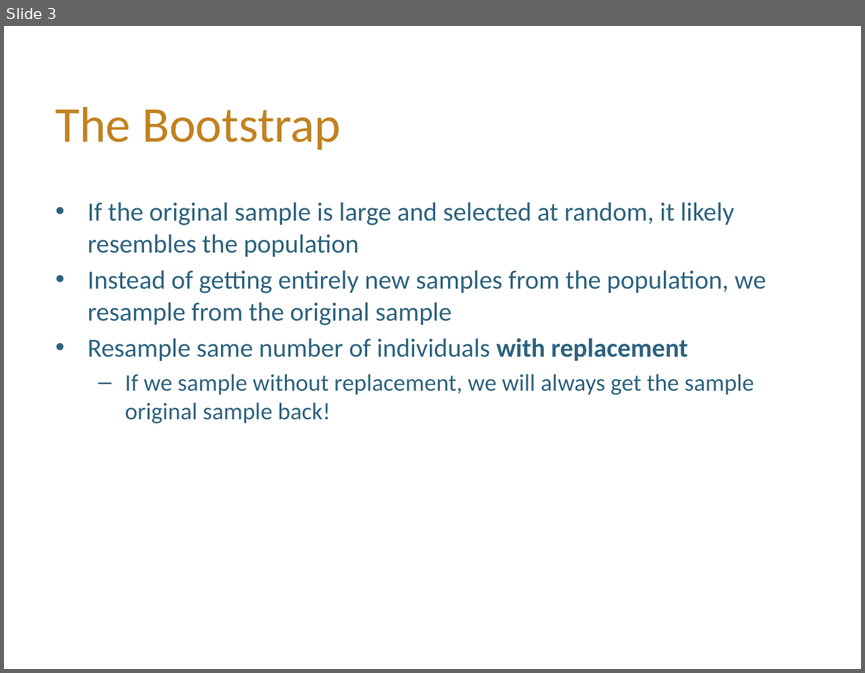
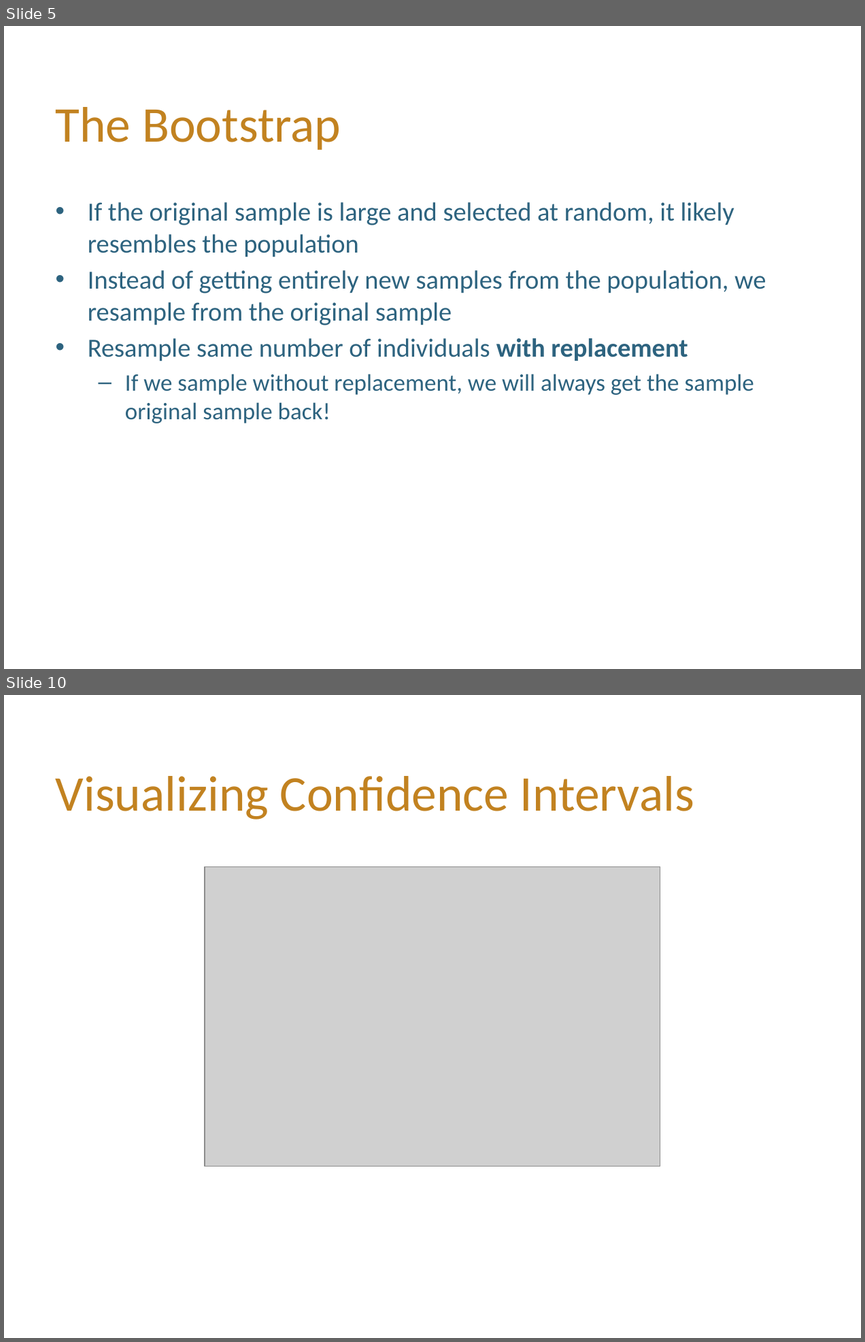
Before and after one commit to hLuo27/teaching, a slide deck: data8/slides/lab8.pptx. Shown one above the other, each under a label of ours: slide 3 before the commit, slides 5 and 10 after it; the slides between them are not shown. The pictures are 865x673 and 865x1342 pixels, drawn with LibreOffice and Linux fonts; fonts in the diff are those of the drawing; grey boxes stand for pictures; background and template pictures are left out. Boxes give left, top, right and bottom in pixels: in the first picture for what was removed or moved away, otherwise in the second. Text is boxed around its words. In the diff, an @@ line names an element or a change of style, - is before the commit and + after.

```diff
--- a/data8/slides/lab8.pptx
+++ b/data8/slides/lab8.pptx
@@ slide 10 added at box(4, 695, 861, 1338), background #FFFFFF @@
@@ title added at box(56, 776, 694, 819), 42 pt, text #C28220 @@
+Visualizing Confidence Intervals
@@ picture added at box(205, 866, 660, 1166) @@
@@ what was slide 3 is now slide 5 @@
```
Also in this commit, not shown: 1 slide changed, 7 other slides added, 3 slides removed, 2 other files.
